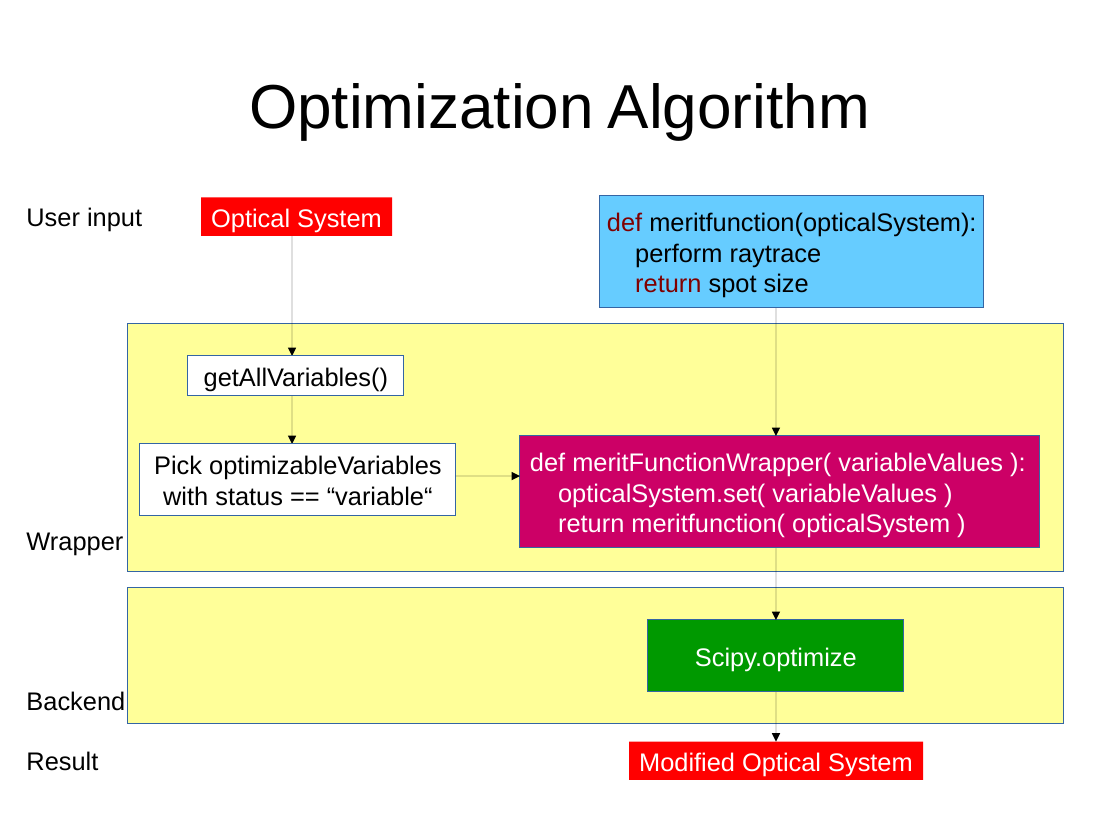
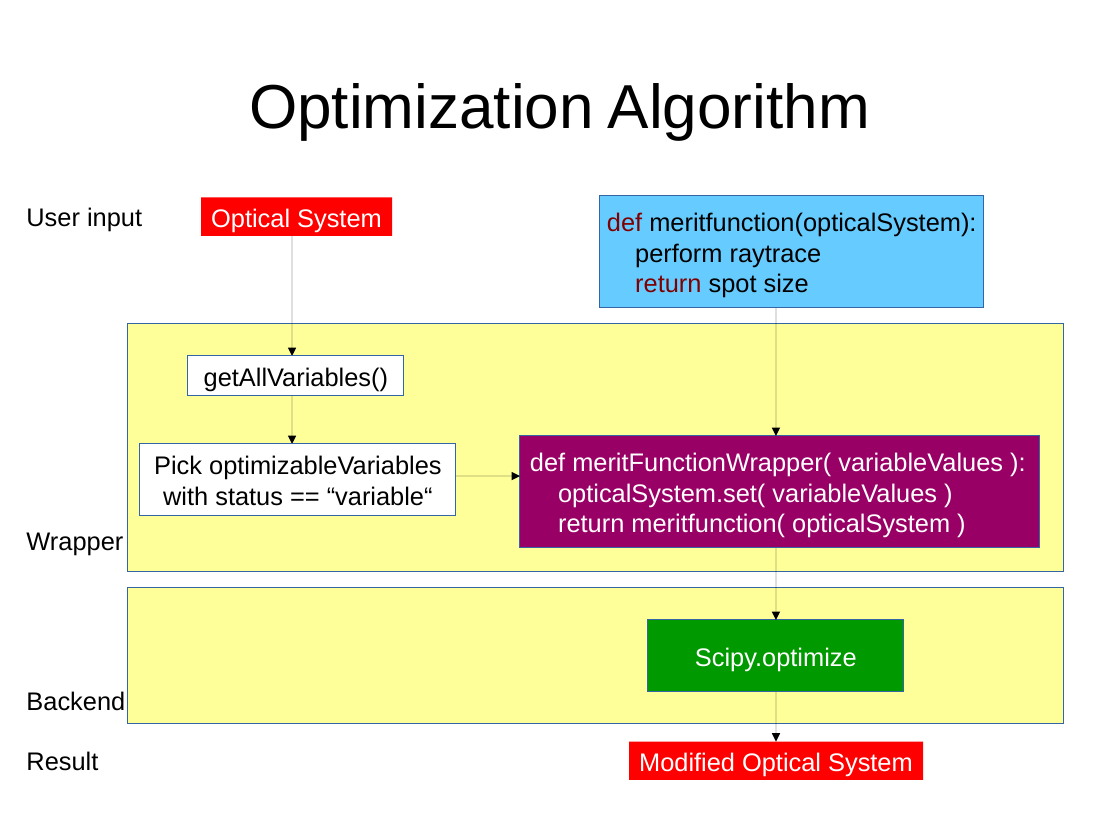
Before and after one commit to mess42/pyrate, a slide deck: slide 10 of talk_euroscipy_2017/talk.odp (slide 9 before the commit). Drawn at 1120x840 pixels with LibreOffice and Linux fonts; fonts in the diff are those of the drawing. Boxes give left, top, right and bottom in pixels: in the first picture for what was removed or moved away, otherwise in the second. Text is boxed around its words. In the diff, an @@ line names an element or a change of style, - is before the commit and + after.

```diff
--- a/talk_euroscipy_2017/talk.odp
+++ b/talk_euroscipy_2017/talk.odp
@@ rectangle "def meritFunctionWrapper( variableValues ):" at (520,436,1041,548): fill #CC0066 to #990066 @@
```
Also in this commit, not shown: 3 other slides changed, 1 slide added, 1 other file.
